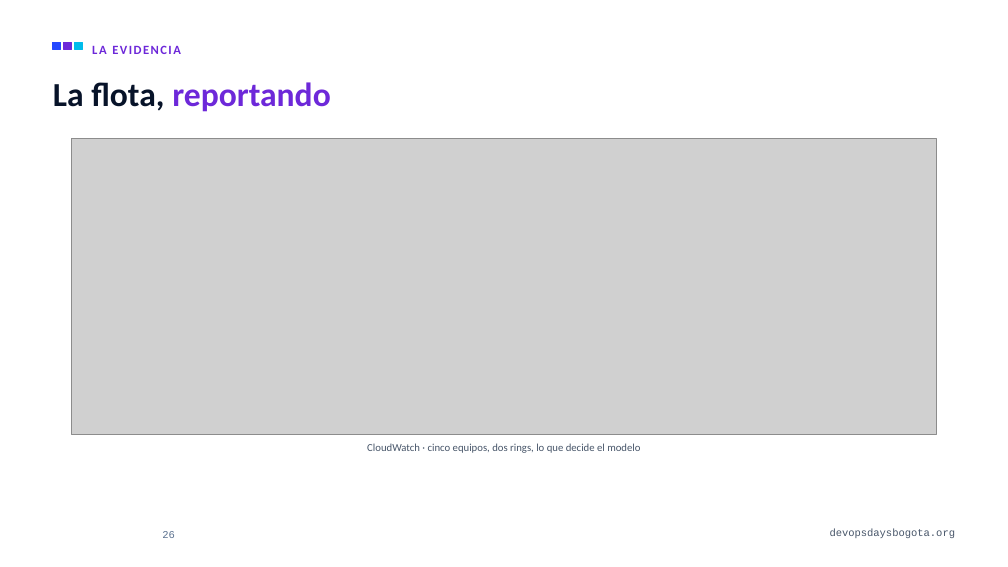
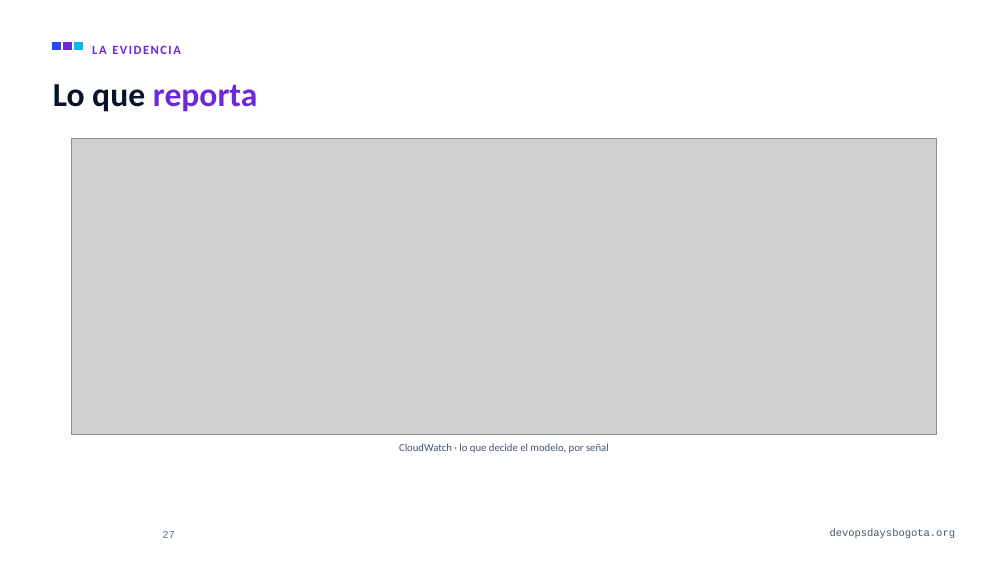
Before and after one commit to alejandro945/mlops-a-ciegas, a slide deck: slide 27 of talk/MLOps-a-ciegas-DevOpsDays-Bogota-2026.pptx (slide 26 before the commit). Drawn at 1008x567 pixels with LibreOffice and Linux fonts; fonts in the diff are those of the drawing; grey boxes stand for pictures; background and template pictures are left out. Boxes give left, top, right and bottom in pixels: in the first picture for what was removed or moved away, otherwise in the second. Text is boxed around its words. In the diff, an @@ line names an element or a change of style, - is before the commit and + after.

```diff
--- a/talk/MLOps-a-ciegas-DevOpsDays-Bogota-2026.pptx
+++ b/talk/MLOps-a-ciegas-DevOpsDays-Bogota-2026.pptx
@@ title at [53,84,257,112]: text changed @@
-La flota, reportando
+Lo que reporta
@@ text at [399,443,609,453]: text changed @@
-CloudWatch · cinco equipos, dos rings, lo que decide el modelo
+CloudWatch · lo que decide el modelo, por señal
@@ page number at [162,531,175,538]: text changed @@
-26
+27
```
Also in this commit, not shown: 1 slide added, 6 other files.
